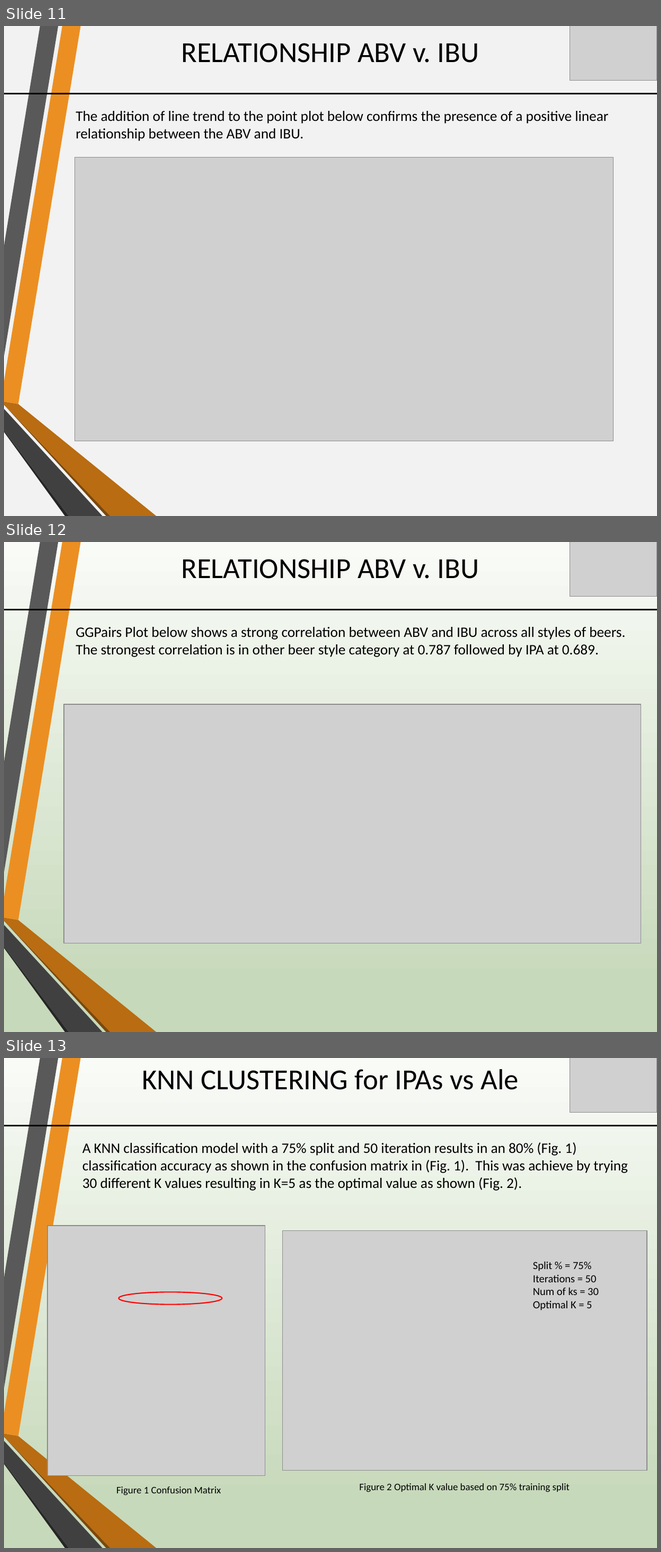
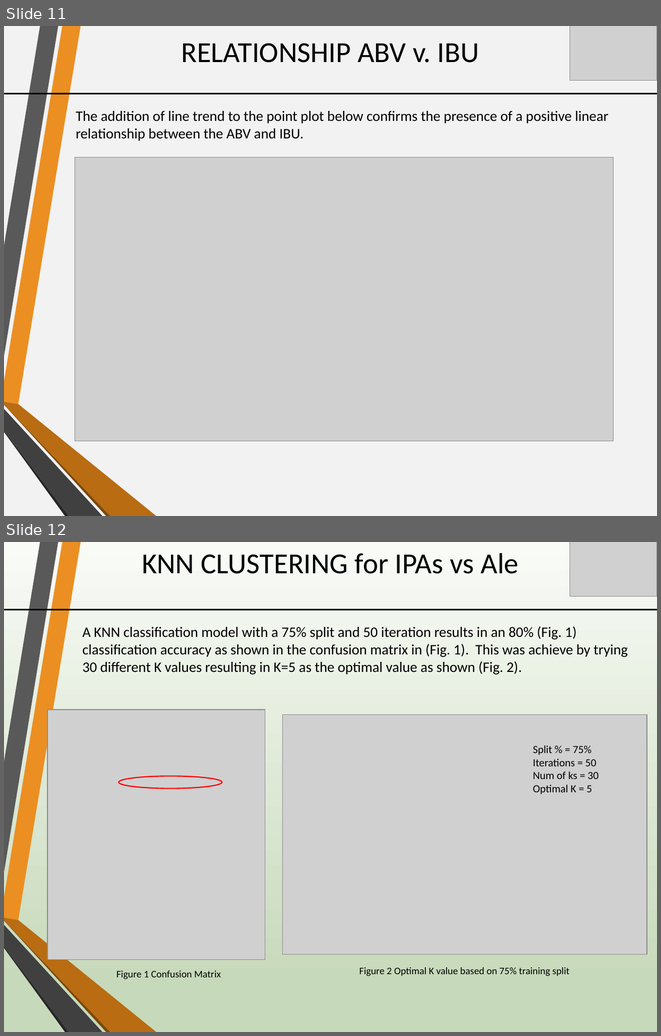
Before and after one commit to 48120778/EDAforProject1, a slide deck: Session 8 Project 1 EDA Alex Salamah Hao Wang v3.pptx. Shown one above the other, each under a label of ours: slides 11, 12 and 13 before the commit, slides 11 and 12 after it. The pictures are 661x1552 and 661x1036 pixels, drawn with LibreOffice and Linux fonts; fonts in the diff are those of the drawing; grey boxes stand for pictures. Boxes give left, top, right and bottom in pixels: in the first picture for what was removed or moved away, otherwise in the second. Text is boxed around its words. In the diff, an @@ line names an element or a change of style, - is before the commit and + after.

```diff
--- a/Session 8 Project 1 EDA Alex Salamah Hao Wang v3.pptx
+++ b/Session 8 Project 1 EDA Alex Salamah Hao Wang v3.pptx
@@ slide 12 removed at box(4, 542, 657, 1032), background gradient #F9FBF7 to #C7D9BB to #DAE5D1; not listed: 6 template elements that a slide beside it also shows @@
@@ picture removed at box(570, 542, 657, 596) @@
@@ title removed at box(182, 559, 479, 579) @@
-RELATIONSHIP ABV v. IBU
@@ line removed from (4, 609) to (657, 609) @@
@@ text removed at box(76, 627, 625, 657) @@
-GGPairs Plot below shows a strong correlation between ABV and IBU across all styles of beers. The strongest correlation is in other beer style category at 0.787 followed by IPA at 0.689.
@@ picture removed at box(64, 704, 641, 943) @@
@@ what was slide 13 is now slide 12 @@
```
Also in this commit, not shown: 2 slides changed, 1 slide added.
